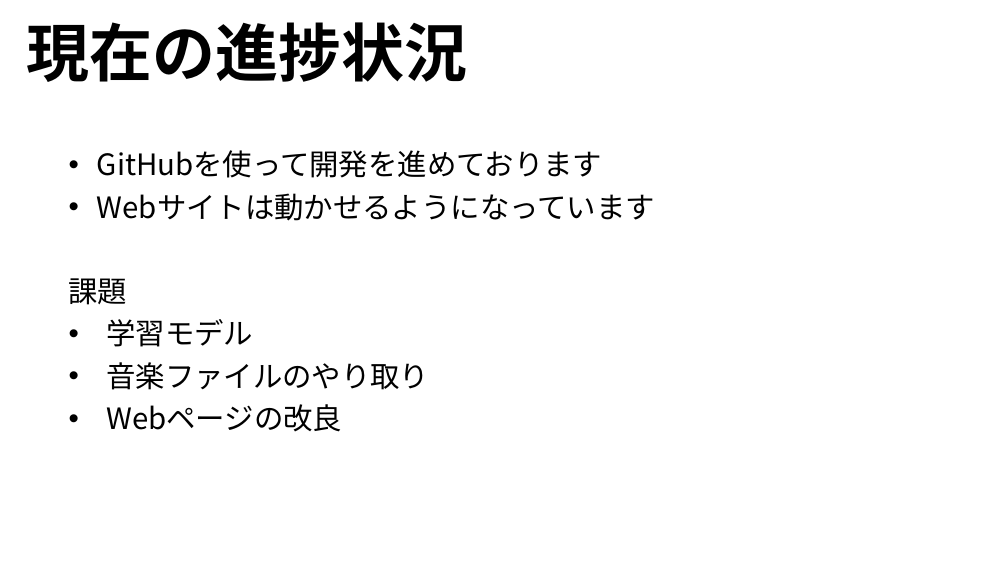
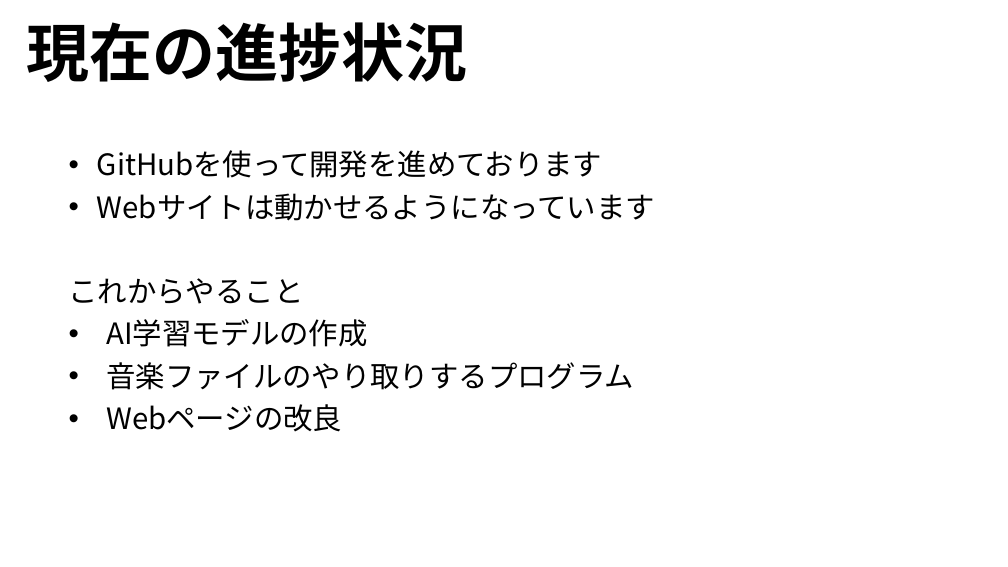
Before and after one commit to yoshitake266/bitComposer_prj, a slide deck: slide 13 of presentation/bit Composer.pptx (slide 12 before the commit). Drawn at 1008x567 pixels with LibreOffice and Linux fonts; fonts in the diff are those of the drawing. Boxes give left, top, right and bottom in pixels: in the first picture for what was removed or moved away, otherwise in the second. Text is boxed around its words. In the diff, an @@ line names an element or a change of style, - is before the commit and + after.

```diff
--- a/presentation/bit Composer.pptx
+++ b/presentation/bit Composer.pptx
@@ subtitle at (69,278,634,390): text changed @@
-課題
-• 学習モデル
-• 音楽ファイルのやり取り
+これからやること
+• AI学習モデルの作成
+• 音楽ファイルのやり取りするプログラム
```
Also in this commit, not shown: 6 other slides changed, 1 slide added.
